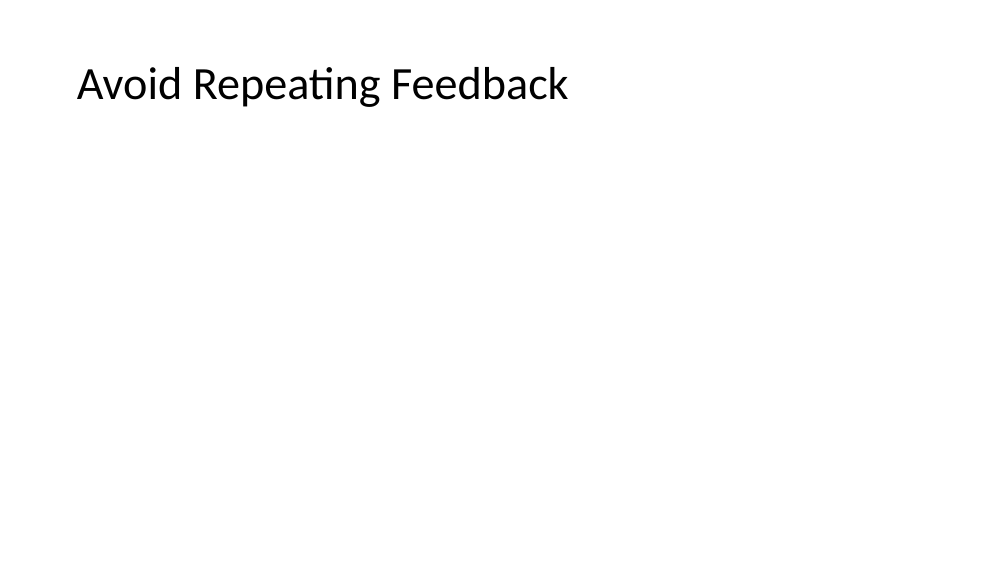
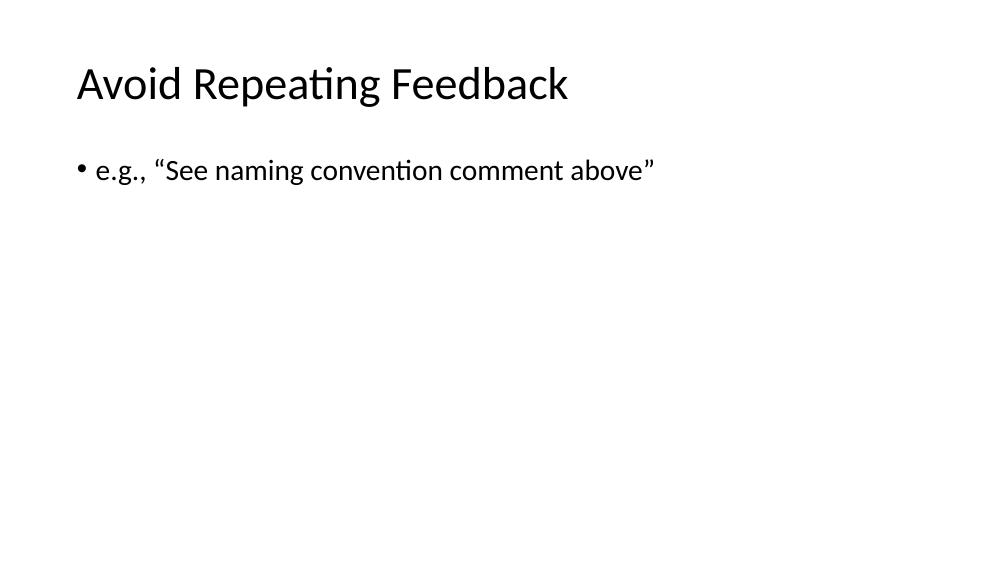
Before and after one commit to DavidGiard/Presentation-Slides, a slide deck: slide 28 of Blood-Sweat-and-Code-Reviews/Code Reviews.pptx (slide 27 before the commit). Drawn at 1008x567 pixels with LibreOffice and Linux fonts; fonts in the diff are those of the drawing. Boxes give left, top, right and bottom in pixels: in the first picture for what was removed or moved away, otherwise in the second. Text is boxed around its words. In the diff, an @@ line names an element or a change of style, - is before the commit and + after.

```diff
--- a/Blood-Sweat-and-Code-Reviews/Code Reviews.pptx
+++ b/Blood-Sweat-and-Code-Reviews/Code Reviews.pptx
@@ text added at (x1=96, y1=159, x2=655, y2=185), 28 pt, text #000000 @@
+• e.g., “See naming convention comment above”
```
Also in this commit, not shown: 2 other slides changed, 1 slide added.
